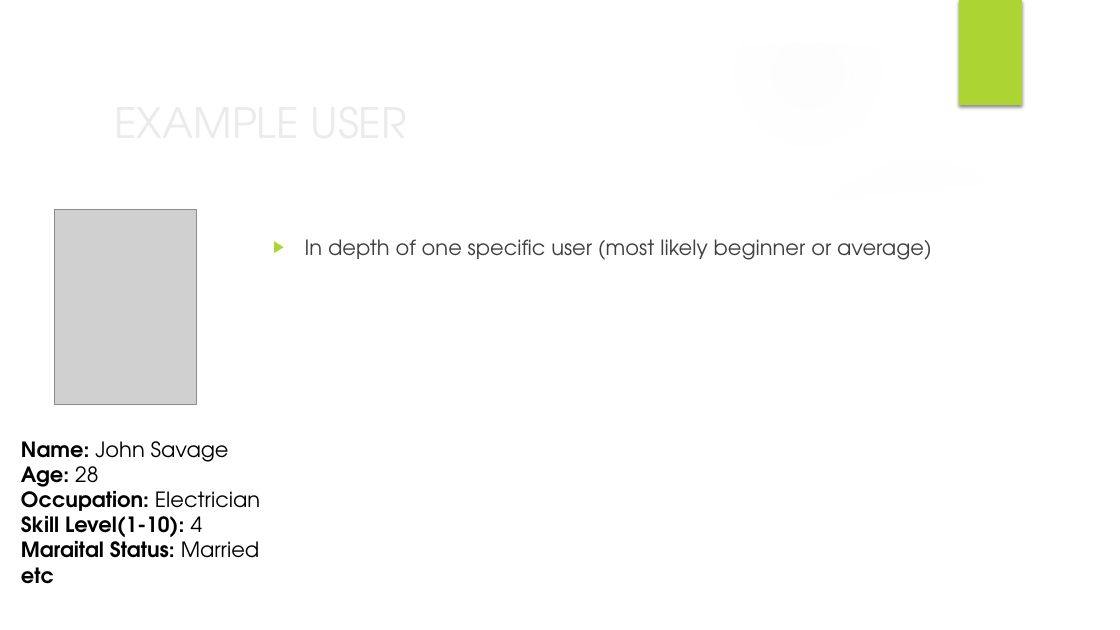
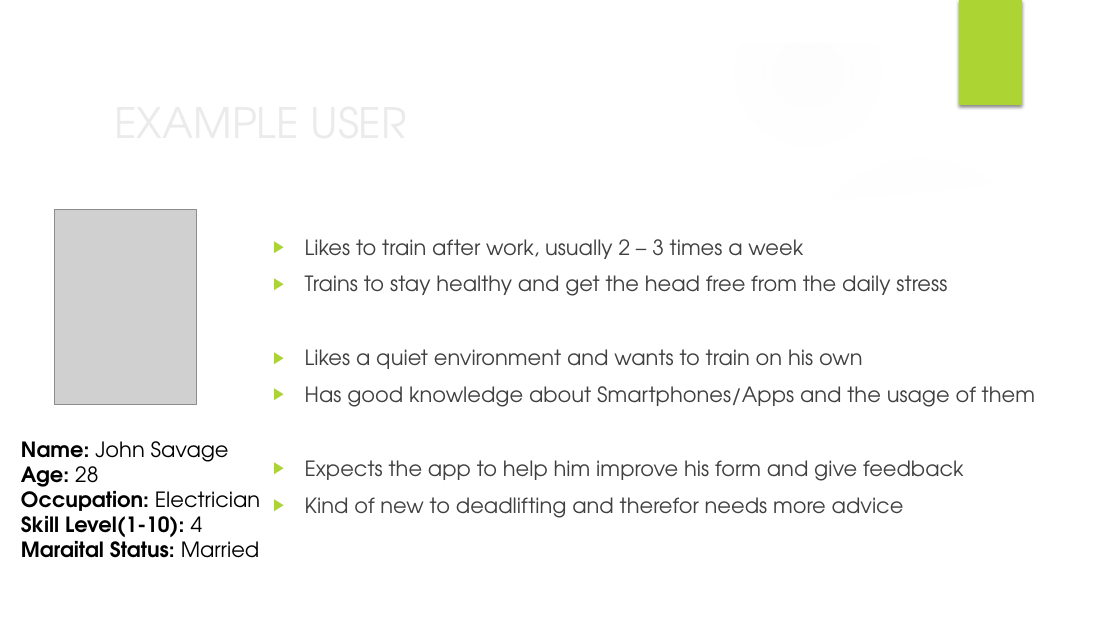
Before and after one commit to MarkByrneDKIT/SetStats, a slide deck: slide 7 of SetStats_lastRelease.pptx. Drawn at 1120x630 pixels with LibreOffice and Linux fonts; fonts in the diff are those of the drawing; grey boxes stand for pictures; background and template pictures are left out. Boxes give left, top, right and bottom in pixels: in the first picture for what was removed or moved away, otherwise in the second. Text is boxed around its words. In the diff, an @@ line names an element or a change of style, - is before the commit and + after.

Commit message:
added user example information

```diff
--- a/SetStats_lastRelease.pptx
+++ b/SetStats_lastRelease.pptx
@@ text at [305, 239, 1035, 518]: text changed @@
-▶ In depth of one specific user (most likely beginner or average)
+▶ Likes to train after work, usually 2 – 3 times a week
+▶ Trains to stay healthy and get the head free from the daily stress
+▶ Likes a quiet environment and wants to train on his own
+▶ Has good knowledge about Smartphones/Apps and the usage of them
+▶ Expects the app to help him improve his form and give feedback
+▶ Kind of new to deadlifting and therefor needs more advice
@@ text at [21, 567, 54, 584]: paragraph removed @@
-etc
```
